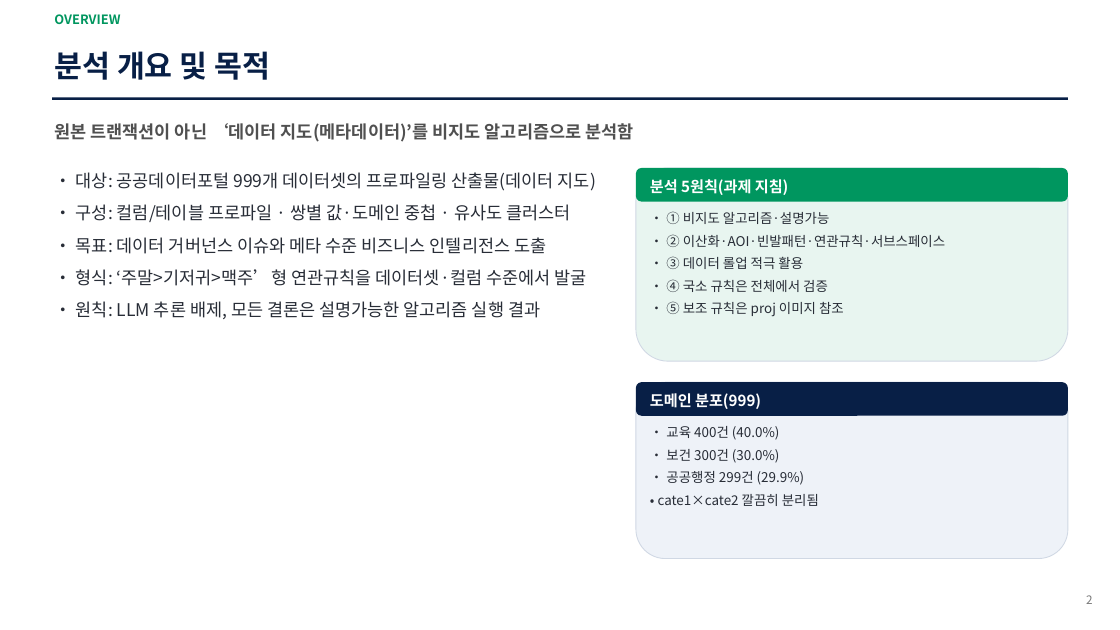
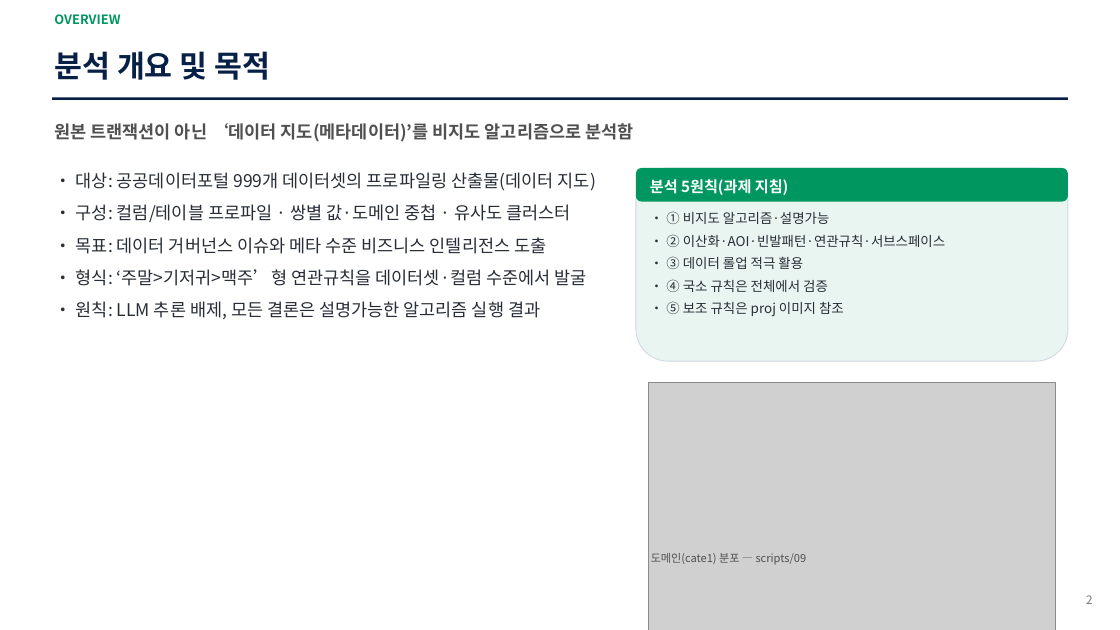
Before and after one commit to yimju/DataIntelligence-project, a slide deck: slide 2 of report/데이터지도_분석보고서.pptx. Drawn at 1120x630 pixels with LibreOffice and Linux fonts; fonts in the diff are those of the drawing; grey boxes stand for pictures. Boxes give left, top, right and bottom in pixels: in the first picture for what was removed or moved away, otherwise in the second. Text is boxed around its words. In the diff, an @@ line names an element or a change of style, - is before the commit and + after.

```diff
--- a/report/데이터지도_분석보고서.pptx
+++ b/report/데이터지도_분석보고서.pptx
@@ rounded rectangle removed at <box>636,382,1068,559</box> @@
@@ rounded rectangle removed at <box>636,382,1068,416</box> @@
@@ picture added at <box>649,382,1055,630</box> @@
@@ text removed at <box>658,426,819,506</box> @@
-• 교육 400건 (40.0%)
-• 보건 300건 (30.0%)
-• 공공행정 299건 (29.9%)
-• cate1×cate2 깔끔히 분리됨
@@ text "도메인(cate1) 분포 — scripts/09" at <box>651,553,807,564</box>: vertical alignment middle to top @@
@@ text at <box>651,553,807,564</box>: text changed; size 13 to 9.5 pt; text colour #FFFFFF to #505050; bold off @@
-도메인 분포(999)
+도메인(cate1) 분포 — scripts/09
```
Also in this commit, not shown: 7 other slides changed, 3 slides added, 12 other files.
